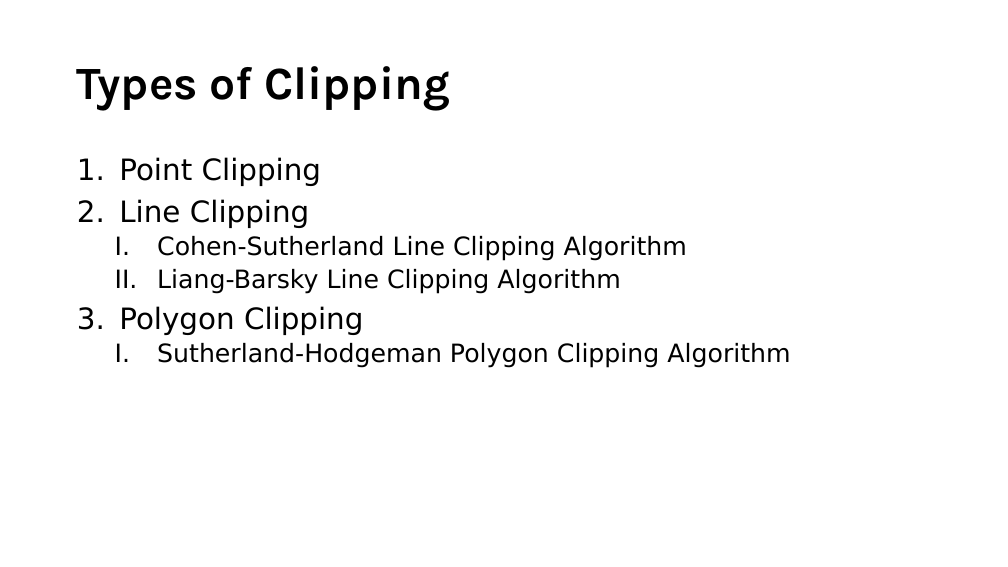
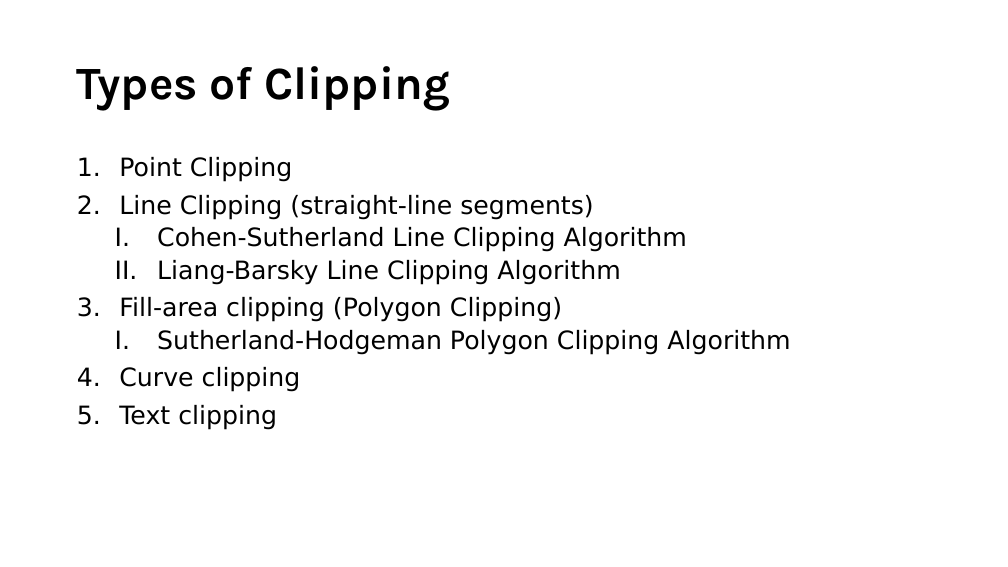
Before and after one commit to YatruHHM/Computer-Graphics-Slides-CSIT, a slide deck: slide 110 of Unit 3 Two-Dimensional Geometric Transformations.pptx (slide 93 before the commit). Drawn at 1008x567 pixels with LibreOffice and Linux fonts; fonts in the diff are those of the drawing. Boxes give left, top, right and bottom in pixels: in the first picture for what was removed or moved away, otherwise in the second. Text is boxed around its words. In the diff, an @@ line names an element or a change of style, - is before the commit and + after.

```diff
--- a/Unit 3 Two-Dimensional Geometric Transformations.pptx
+++ b/Unit 3 Two-Dimensional Geometric Transformations.pptx
@@ text at (119,157,292,182): size 28 to 24 pt in "Point Clipping" @@
@@ text at (119,195,593,220): text changed; size 28 to 24 pt @@
-2. Line Clipping
+2. Line Clipping (straight-line segments)
@@ text at (119,297,562,322): text changed; size 28 to 24 pt @@
-3. Polygon Clipping
+3. Fill-area clipping (Polygon Clipping)
@@ text at (119,367,301,430): paragraphs added @@
+4. Curve clipping
+5. Text clipping
```
Also in this commit, not shown: 20 other slides changed, 36 slides added, 1 slide removed.
